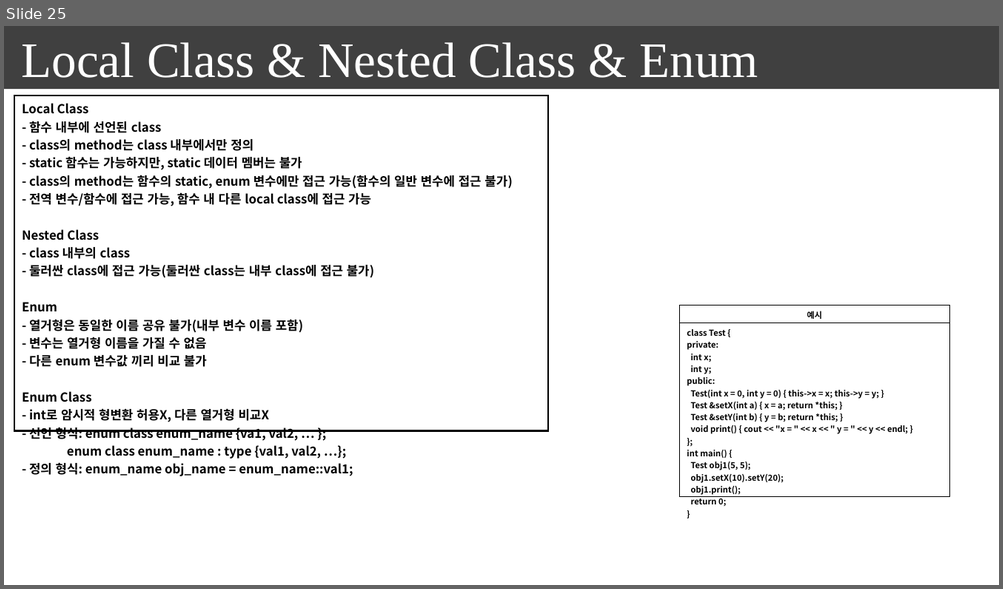
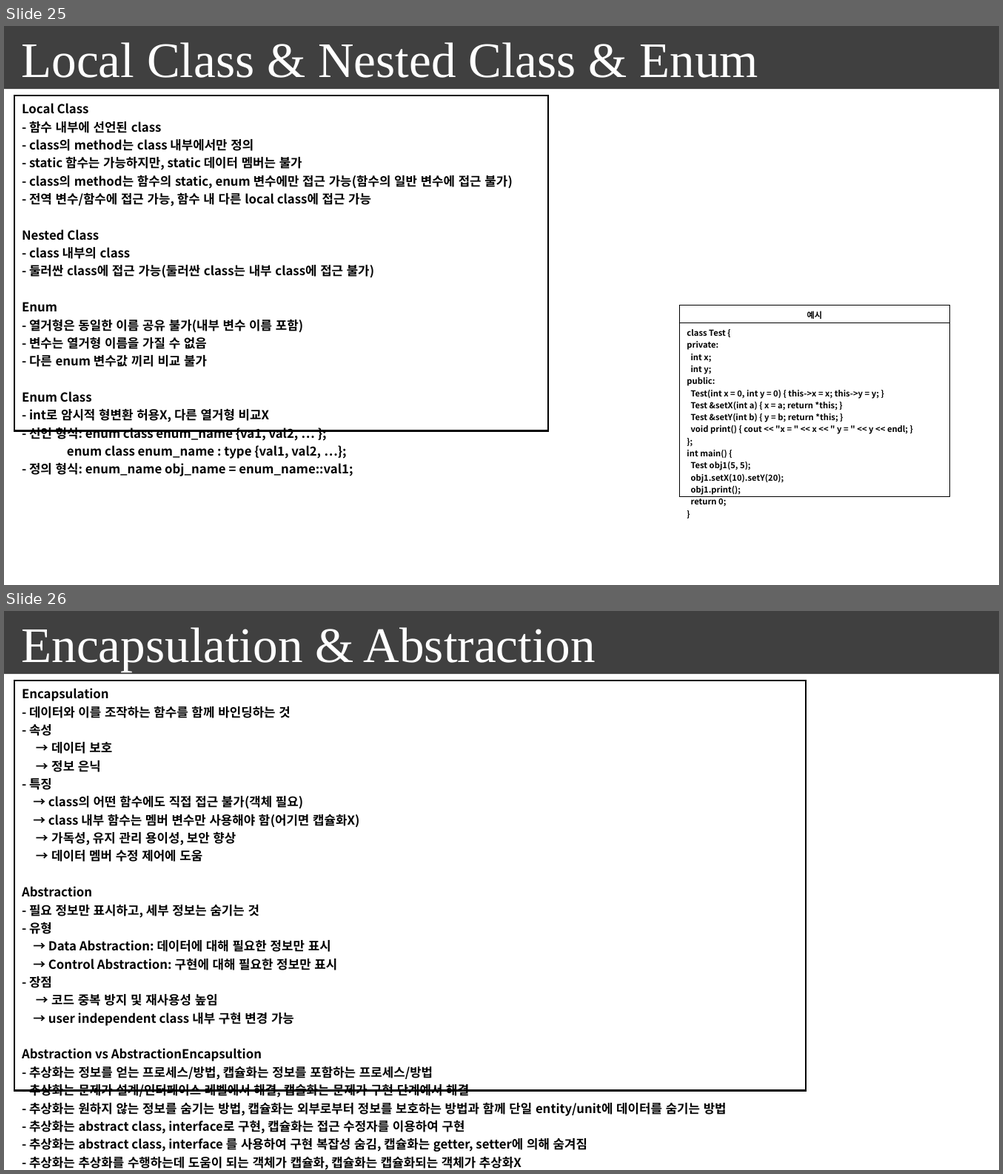
Before and after one commit to seonghokim/Study, a slide deck: everything in c++.pptx. Shown one above the other, each under a label of ours: slide 25 before the commit, slides 25 and 26 after it. The pictures are 1003x589 and 1003x1174 pixels, drawn with LibreOffice and Linux fonts; fonts in the diff are those of the drawing; background and template pictures are left out. Boxes give left, top, right and bottom in pixels: in the first picture for what was removed or moved away, otherwise in the second. Text is boxed around its words. In the diff, an @@ line names an element or a change of style, - is before the commit and + after.

```diff
--- a/everything in c++.pptx
+++ b/everything in c++.pptx
@@ slide 26 added at (x1=4, y1=611, x2=999, y2=1170), background #FFFFFF; not listed: 1 template element that a slide beside it also shows @@
@@ text added at (x1=22, y1=627, x2=595, y2=672), 48 pt, text #FFFFFF @@
+Encapsulation & Abstraction
@@ table added at (x1=14, y1=681, x2=806, y2=1170), 1 rows, 1 columns @@
+Encapsulation / - 데이터와 이를 조작하는 함수를 함께 바인딩하는 것 / - 속성 / → 데이터 보호 / → 정보 은닉 / - 특징 / → class의 어떤 함수에도 직접 접근 불가(객체 필요) / → class 내부 함수는 멤버 변수만 사용해야 함(어기면 캡슐화X) / → 가독성, 유지 관리 용이성, 보안 향상 / → 데이터 멤버 수정 제어에 도움 / Abstraction / - 필요 정보만 표시하고, 세부 정보는 숨기는 것 / - 유형 / → Data Abstraction: 데이터에 대해 필요한 정보만 표시 / → Control Abstraction: 구현에 대해 필요한 정보만 표시 / - 장점 / → 코드 중복 방지 및 재사용성 높임 / → user independent class 내부 구현 변경 가능 / Abstraction vs AbstractionEncapsultion / - 추상화는 정보를 얻는 프로세스/방법, 캡슐화는 정보를 포함하는 프로세스/방법 / - 추상화는 문제가 설계/인터페이스 레벨에서 해결, 캡슐화는 문제가 구현 단계예서 해결 / - 추상화는 원하지 않는 정보를 숨기는 방법, 캡슐화는 외부로부터 정보를 보호하는 방법과 함께 단일 entity/unit에 데이터를 숨기는 방법 / - 추상화는 abstract class, interface로 구현, 캡슐화는 접근 수정자를 이용하여 구현 / - 추상화는 abstract class, interface 를 사용하여 구현 복잡성 숨김, 캡슐화는 getter, setter에 의해 숨겨짐 / - 추상화는 추상화를 수행하는데 도움이 되는 객체가 캡슐화, 캡슐화는 캡슐화되는 객체가 추상화X
```
Also in this commit, not shown: 3 slides changed, 5 other slides added, 2 other files.
